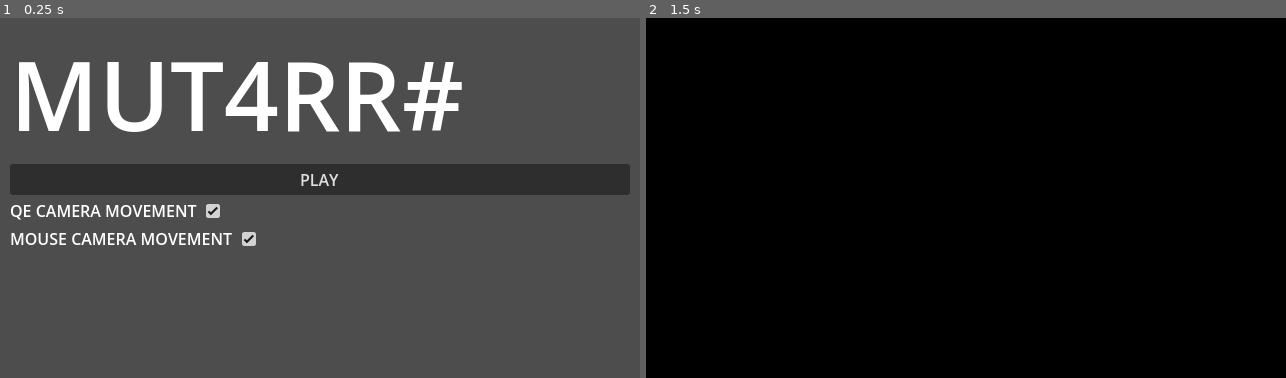
Above: before the commit, frames 1-2 (left to right).
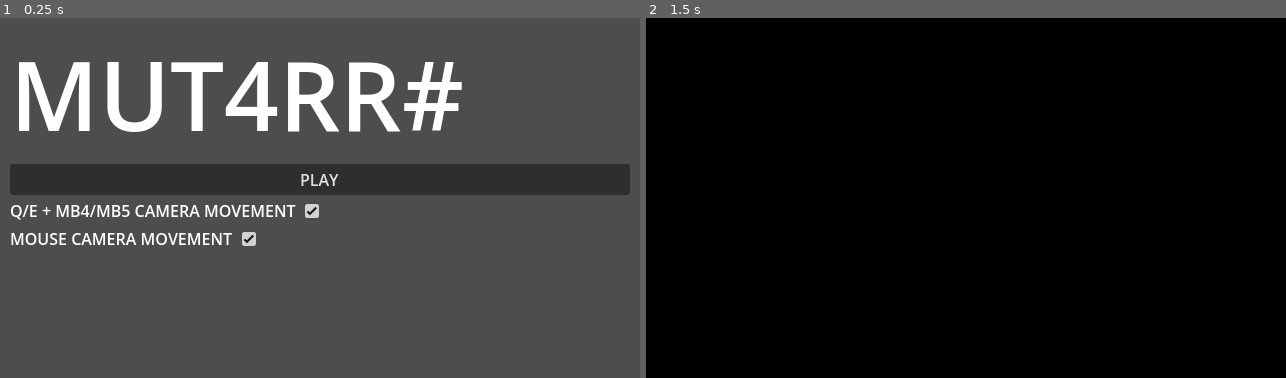
Above: after the commit, the same moments.

Repository: officialErnests/mut-4rr-
Game: Godot game, scene res://Scenes/main_menu.tscn
Two runs of this game, one before a commit and one after it. Both use one fixed random seed, a clock stepped at 60 frames per second and the inputs below.
Inputs (mouse positions are in pixels of both pictures, inside the frame that each line leads up to):
- Up to frame 1 (0.25 s): no input
- Up to frame 2 (1.5 s): click "PLAY" at 0.5 s; tap Enter at 1.25 s; move the mouse to (1106, 180) at 1.27 s; hold D (right) from 1.28 s (still down); click (1106, 180) at 1.35 s

The runs differ from the first frame. In frame 1, 1.0% of the frame differs, in the area x 3-50%, y 51-56%; in frame 2, nothing differs.
Error before the commit: Parse Error: Identifier "variable_return" not declared in the current scope. (res://Scripts/map/map_roof.gd:57)

Commit message:
v0.1.7.2 fixed lights - bit hacky but it works :DD

Diff:
--- a/Scenes/main_menu.tscn
+++ b/Scenes/main_menu.tscn
@@ -38,7 +38,7 @@
 
 [node name="Label" type="Label" parent="VBoxContainer/HBoxContainer"]
 layout_mode = 2
-text = "QE CAMERA MOVEMENT"
+text = "Q/E + MB4/MB5 CAMERA MOVEMENT"
 
 [node name="CheckBox" type="CheckBox" parent="VBoxContainer/HBoxContainer"]
 layout_mode = 2
--- a/Scenes/map_roof.tscn
+++ b/Scenes/map_roof.tscn
@@ -28,7 +28,6 @@
 shadow_bias = 0.05
 spot_range = 10.0
 spot_attenuation = -4.0
-spot_angle = 11.0
 spot_angle_attenuation = 92682.266
 
 [node name="Trigger" type="Area3D" parent="."]
--- a/Scripts/map/map_roof.gd
+++ b/Scripts/map/map_roof.gd
@@ -18,12 +18,15 @@
 func roomEntered(body) -> void:
 	if body.is_in_group("Player"):
 		player_closenes = 0
+		updateRoof()
 		expandZero(0, update_step + 1)
 
 func roomExited(body) -> void:
 	if body.is_in_group("Player"):
-		player_closenes = -1
-		seekZero(seek_step + 1)
+		player_closenes = 1
+		# player_closenes = -1
+		updateRoof()
+		# seekZero(seek_step + 1)
 
 func expandZero(p_value, p_update_step) -> void:
 	if update_step == p_update_step:
@@ -36,7 +39,6 @@
 
 	update_step = p_update_step
 	if player_closenes == 0:
-		updateRoof()
 		for roof in neibour_roofs:
 			roof.expandZero(1, p_update_step)
 		return
@@ -49,14 +51,22 @@
 	if seek_step == p_seek_step:
 		return -1
 	if player_closenes == 0:
-		return true
+		return 1
+
 	player_closenes = -1
 	seek_step = p_seek_step
 	updateRoof()
+	var max_val = -1
 	for roof in neibour_roofs:
-		variable_return = roof.seekZero(p_seek_step)
-		if variable_return != -1:
-			return variable_return + 1
+		var variable_return = roof.seekZero(p_seek_step)
+		if max_val == -1:
+			max_val = variable_return
+		if variable_return < max_val and not variable_return == -1:
+			max_val = variable_return
+	if max_val != -1:
+		player_closenes = max_val
+		updateRoof()
+		return max_val + 1
 	return -1
 
 func updateRoof():
--- a/project.godot
+++ b/project.godot
@@ -80,11 +80,13 @@
 rot_cam_left={
 "deadzone": 0.2,
 "events": [Object(InputEventKey,"resource_local_to_scene":false,"resource_name":"","device":-1,"window_id":0,"alt_press …(192 unchanged characters)…
+, Object(InputEventMouseButton,"resource_local_to_scene":false,"resource_name":"","device":-1,"window_id":0,"alt_pressed":false,"shift_pressed":false,"ctrl_pressed":false,"meta_pressed":false,"button_mask":128,"position":Vector2(262, 17),"global_position":Vector2(271, 65),"factor":1.0,"button_index":8,"canceled":false,"pressed":true,"double_click":false,"script":null)
 ]
 }
 rot_cam_right={
 "deadzone": 0.2,
 "events": [Object(InputEventKey,"resource_local_to_scene":false,"resource_name":"","device":-1,"window_id":0,"alt_press …(192 unchanged characters)…
+, Object(InputEventMouseButton,"resource_local_to_scene":false,"resource_name":"","device":-1,"window_id":0,"alt_pressed":false,"shift_pressed":false,"ctrl_pressed":false,"meta_pressed":false,"button_mask":256,"position":Vector2(231, 15),"global_position":Vector2(240, 63),"factor":1.0,"button_index":9,"canceled":false,"pressed":true,"double_click":false,"script":null)
 ]
 }
 
